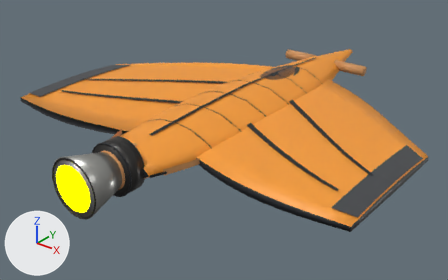
The glTF model ThoriumGap_JS/models/Ship_ManraRay_130405.glb: old version first, new version second.
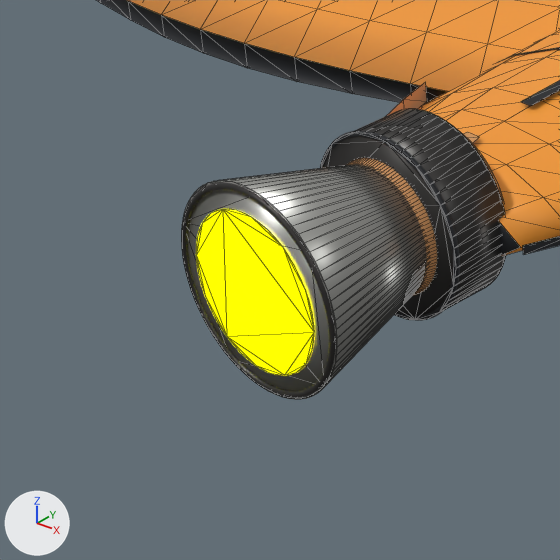
Each version is shown whole from a camera (50 mm lens) standing at (6.41, -9.02, 4.45) and looking at (-0.12, -0.85, -0.62), then close up on the part from 0% to 36% of the width and 38% to 95% of the height. Every picture has the same lights, and +X, +Y and +Z are marked at lower left. The first two pictures are the older version. The close-ups show mesh edges as thin lines. Where no turn or scale is listed for an object, it has been applied to the vertices.

The first close-up shows 'EngineBell_CentralDarkLip', 'EngineBell_CentralMainRocketNozzle', 'EngineEmitter', 'EngineMount_AftCentralTailBlock', 'EngineMount_AftOuterTrimRing', 'EngineShroud_AftBlendedRocketFairing', 'Fuselage_CentralRayHull_FacetedAeroBody', 'Wing_Left_MantaAerofoil' and 5 more.
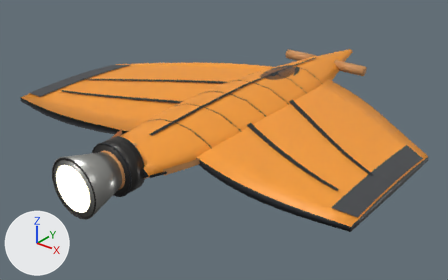
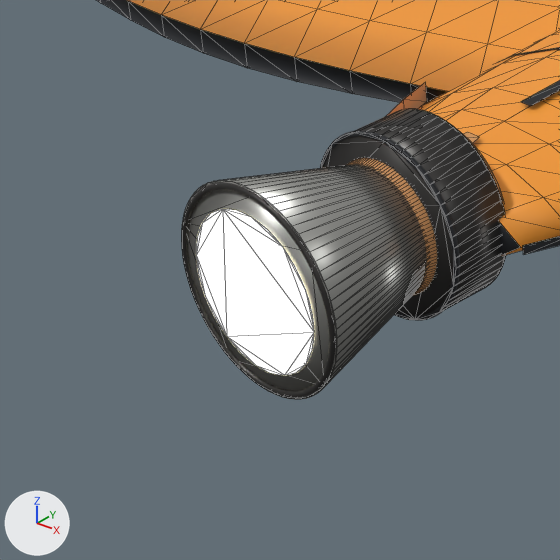
Pixel boxes (x1, y1, x2, y2) of what changed, in the close-ups (560 x 560 px):
'EngineEmitter', recoloured (yellow to beige)
    both: (196, 209, 314, 375)

What the commit changed:
In material 'EngineGlow' (mat_engineglow), emission_color goes from (1.0, 1.0, 0.0) (yellow #ffff00) to (0.62, 0.57, 0.4) (beige #cec7aa).
